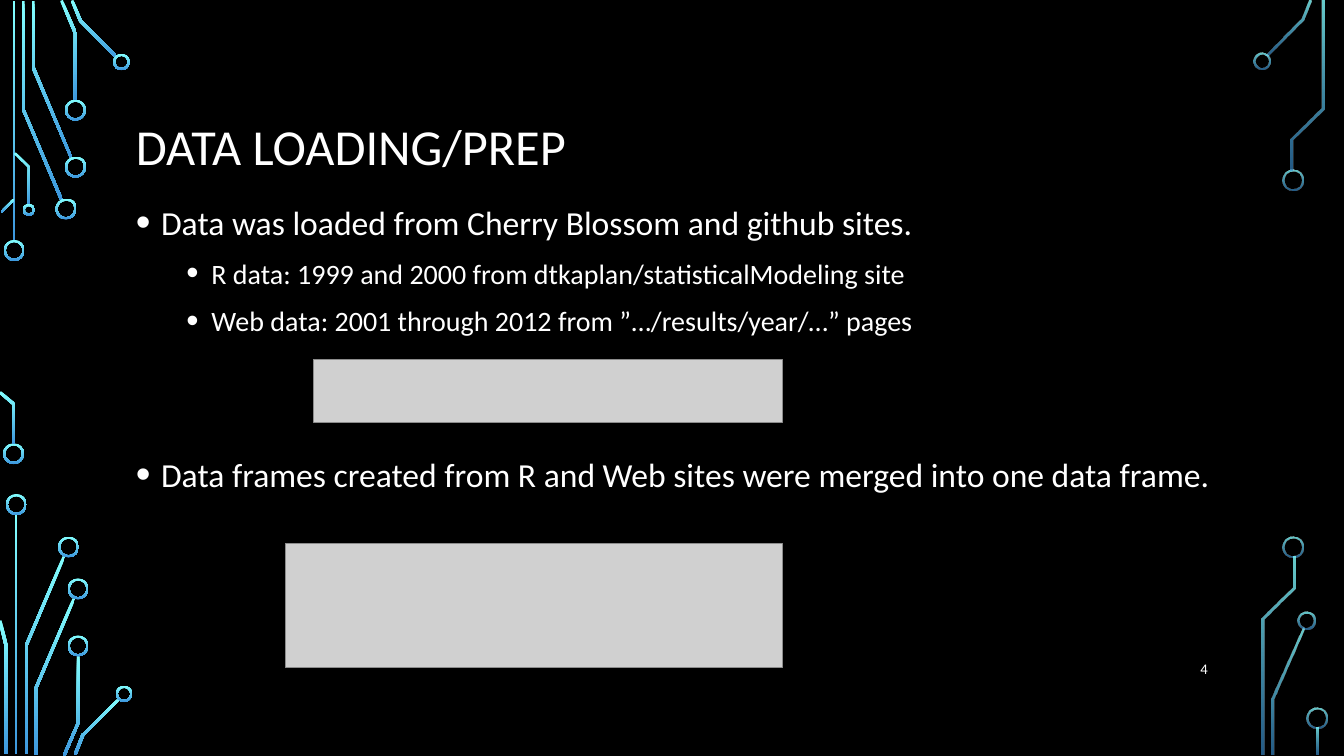
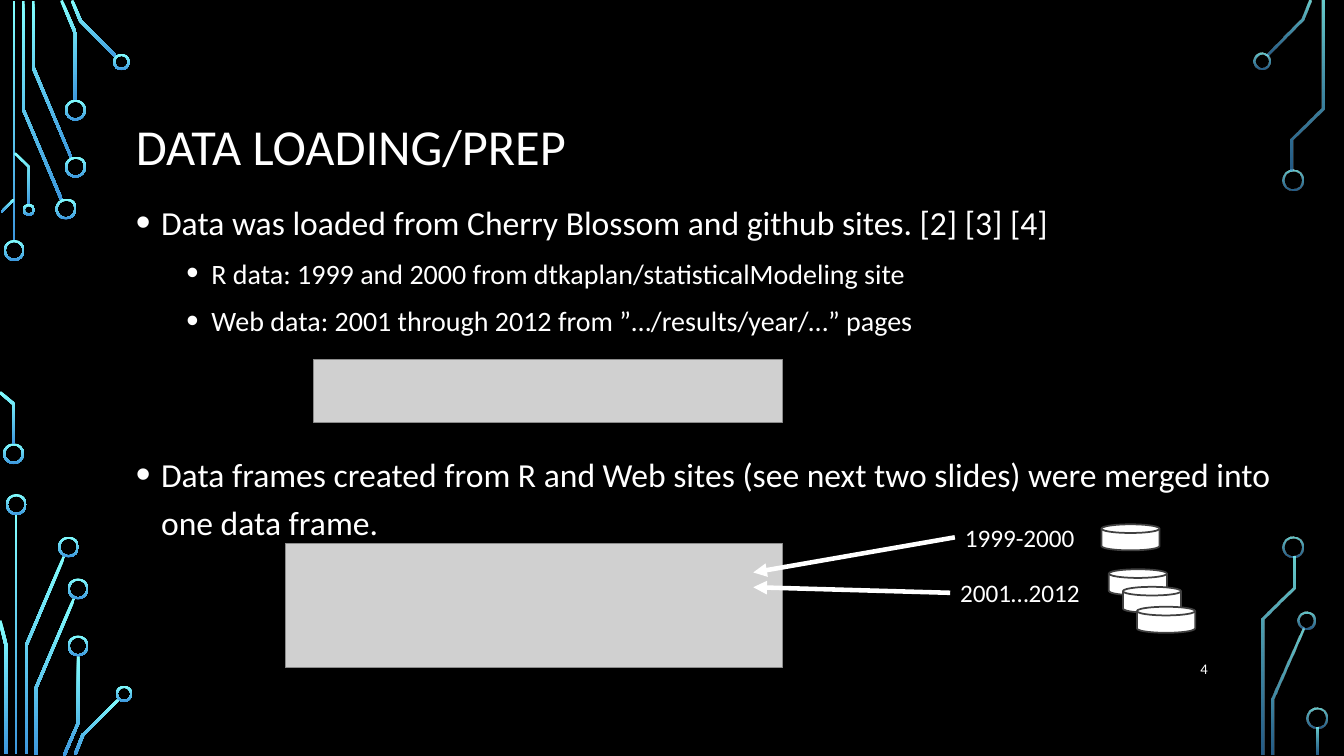
Before and after one commit to elkinst65/QTW_08, a slide deck: slide 4 of infographic.pptx. Drawn at 1344x756 pixels with LibreOffice and Linux fonts; fonts in the diff are those of the drawing; grey boxes stand for pictures; background and template pictures are left out. Boxes give left, top, right and bottom in pixels: in the first picture for what was removed or moved away, otherwise in the second. Text is boxed around its words. In the diff, an @@ line names an element or a change of style, - is before the commit and + after.

```diff
--- a/infographic.pptx
+++ b/infographic.pptx
@@ text at (x1=161, y1=210, x2=1048, y2=241): text changed @@
-• Data was loaded from Cherry Blossom and github sites.
+• Data was loaded from Cherry Blossom and github sites. [2] [3] [4]
@@ text at (x1=161, y1=462, x2=1270, y2=544): text changed @@
-• Data frames created from R and Web sites were merged into one data frame.
+• Data frames created from R and Web sites (see next two slides) were merged into one data frame.
@@ arrow added from (955, 537) to (753, 573), #FFFFFF 3.25 pt @@
@@ text added at (x1=965, y1=530, x2=1075, y2=547), 18 pt, text #FFFFFF @@
+1999-2000
@@ cylinder added at (x1=1102, y1=524, x2=1160, y2=551), fill #FFFFFF, outline #404040 1.25 pt @@
@@ arrow added from (951, 593) to (753, 588), #FFFFFF 3.25 pt @@
@@ text added at (x1=960, y1=585, x2=1079, y2=602), 18 pt, text #FFFFFF @@
+2001…2012
@@ cylinder added at (x1=1109, y1=570, x2=1168, y2=596), fill #FFFFFF, outline #404040 1.25 pt @@
@@ cylinder added at (x1=1123, y1=587, x2=1182, y2=613), fill #FFFFFF, outline #404040 1.25 pt @@
@@ cylinder added at (x1=1137, y1=607, x2=1196, y2=633), fill #FFFFFF, outline #404040 1.25 pt @@
```
Also in this commit, not shown: 17 other slides changed, 1 slide added, 1 other file.
